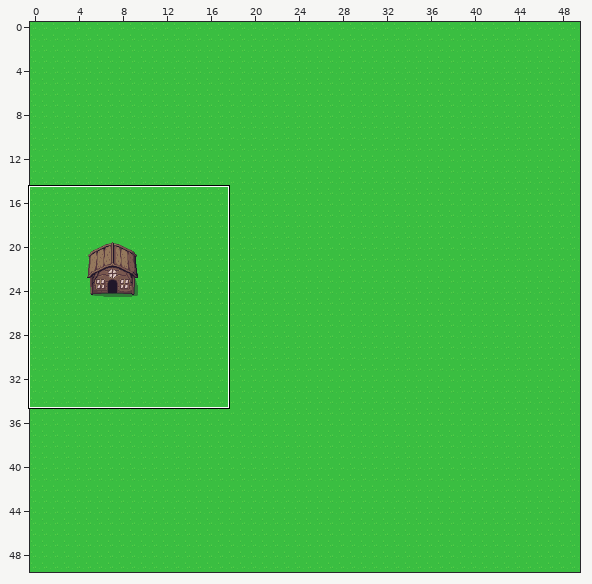
Tiled map -- Assets/Maps/Home.tmx. The first picture is a wide view before the edit; the outline marks the close-up.
Close-up. The starting point:
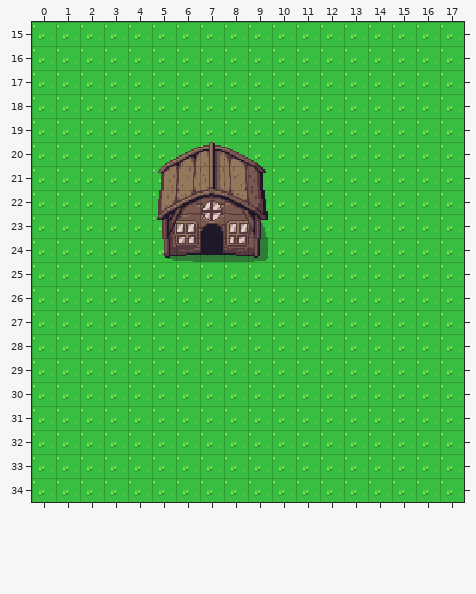
Cells are 16x16 px. Shown: x 0..17, y 15..34. The commit also changed other parts of the map, which this record leaves out.
After:
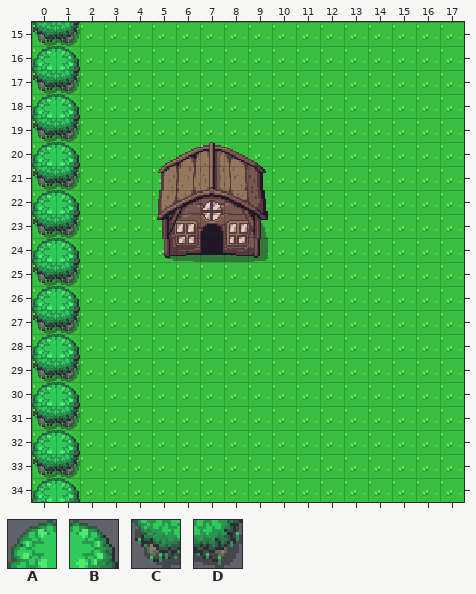
Key: from "Overworld": A 645, B 646, C 685, D 686.
_ is an empty cell, . an unchanged one.
Tiles of an added or newly shown layer are drawn over the layers below it.
Change:
--- layer "Border/Left/Left" (added)
@@ x 0..1 @@
-15 __
-16 __
-17 __
-18 __
-19 __
-20 __
-21 __
-22 __
-23 __
-24 __
-25 __
-26 __
-27 __
-28 __
-29 __
-30 __
-31 __
-32 __
-33 __
-34 __
+15 CD
+16 AB
+17 CD
+18 AB
+19 CD
+20 AB
+21 CD
+22 AB
+23 CD
+24 AB
+25 CD
+26 AB
+27 CD
+28 AB
+29 CD
+30 AB
+31 CD
+32 AB
+33 CD
+34 AB
Changed places in both close-ups, as pixel boxes (x1, y1, x2, y2):
added: (32, 22, 80, 502)
